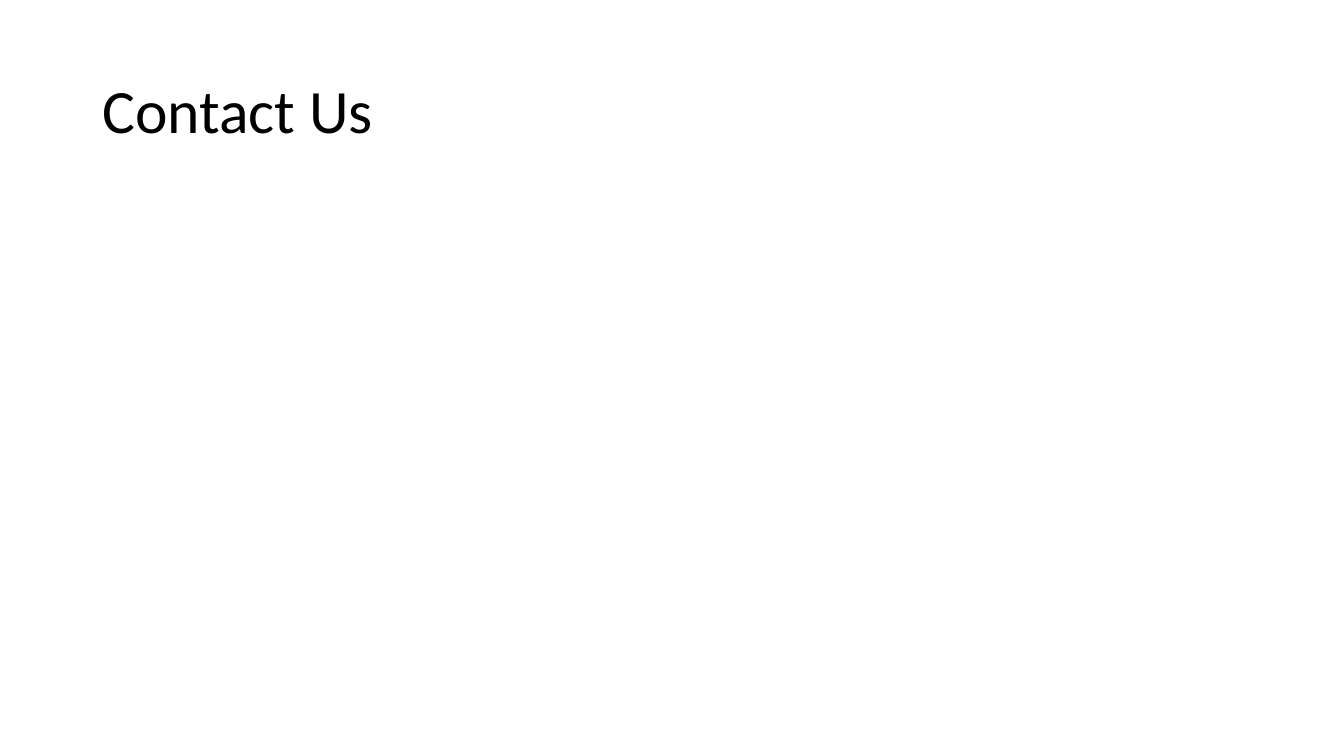
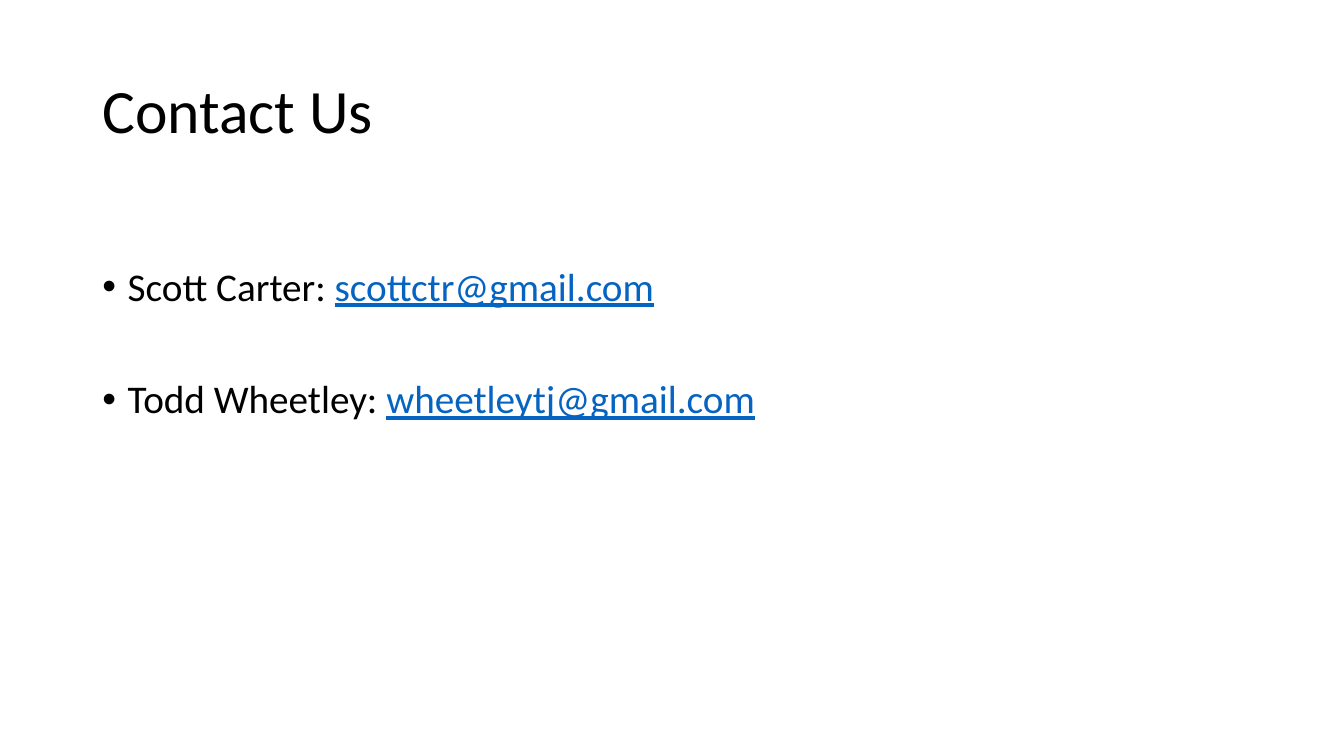
Before and after one commit to scottctr/EdaWorkshop, a slide deck: slide 9 of BusinessLogic/Docs/EdaWorkshop_WrapUp.pptx (slide 5 before the commit). Drawn at 1344x756 pixels with LibreOffice and Linux fonts; fonts in the diff are those of the drawing. Boxes give left, top, right and bottom in pixels: in the first picture for what was removed or moved away, otherwise in the second. Text is boxed around its words. In the diff, an @@ line names an element or a change of style, - is before the commit and + after.

```diff
--- a/BusinessLogic/Docs/EdaWorkshop_WrapUp.pptx
+++ b/BusinessLogic/Docs/EdaWorkshop_WrapUp.pptx
@@ text added at (x1=128, y1=273, x2=754, y2=420), 28 pt, text #0563C1, underline @@
+• Scott Carter: scottctr@gmail.com
+• Todd Wheetley: wheetleytj@gmail.com
```
Also in this commit, not shown: 2 other slides changed, 5 slides added, 1 slide removed.
